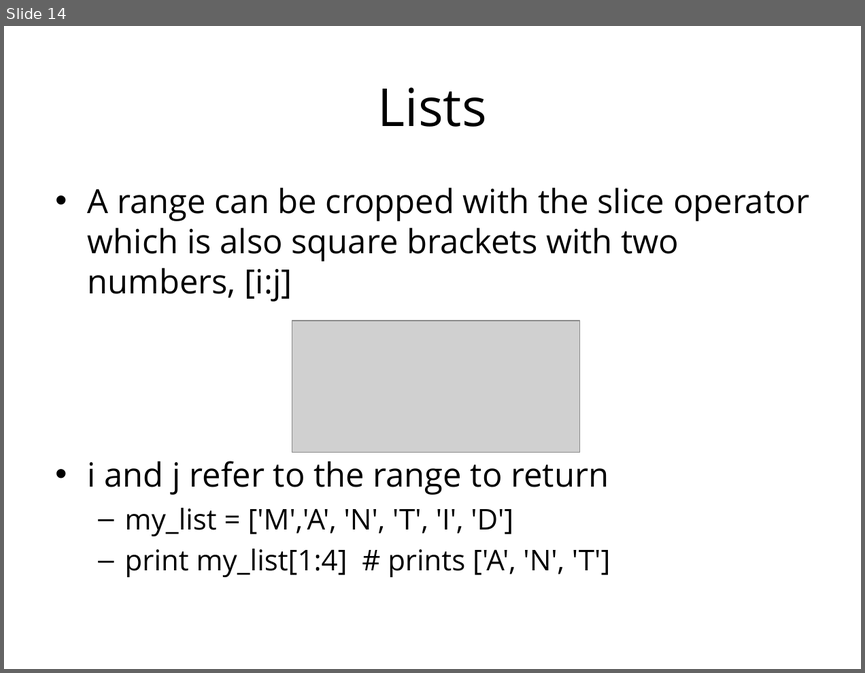
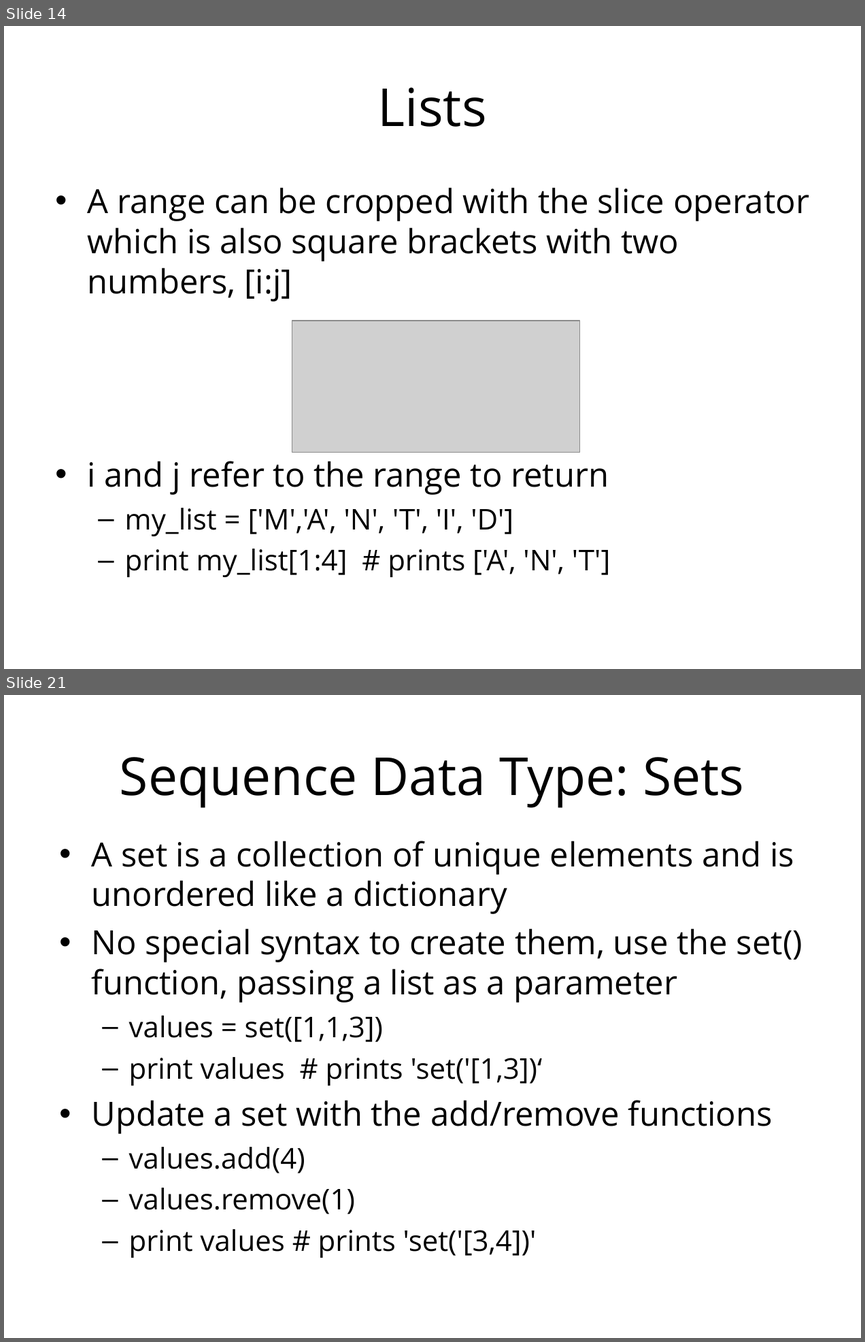
Before and after one commit to mantidproject/documents, a slide deck: Presentations/Introduction to Python/Introduction to Python.ppt. Shown one above the other, each under a label of ours: slide 14 before the commit, slides 14 and 21 after it; the slides between them are not shown. The pictures are 865x673 and 865x1342 pixels, drawn with LibreOffice and Linux fonts; fonts in the diff are those of the drawing; grey boxes stand for pictures; background and template pictures are left out. Boxes give left, top, right and bottom in pixels: in the first picture for what was removed or moved away, otherwise in the second. Text is boxed around its words. In the diff, an @@ line names an element or a change of style, - is before the commit and + after.

```diff
--- a/Presentations/Introduction to Python/Introduction to Python.ppt
+++ b/Presentations/Introduction to Python/Introduction to Python.ppt
@@ slide 21 added at box(4, 695, 861, 1338), background #FFFFFF @@
@@ title added at box(120, 757, 744, 808), 44 pt, text #000000 @@
+Sequence Data Type: Sets
@@ text added at box(92, 841, 802, 1257), 28 pt, text #000000 @@
+• A set is a collection of unique elements and is unordered like a dictionary
+• No special syntax to create them, use the set() function, passing a list as a parameter
+  – values = set([1,1,3])
+  – print values # prints 'set('[1,3])‘
+• Update a set with the add/remove functions
+  – values.add(4)
+  – values.remove(1)
+  – print values # prints 'set('[3,4])'
```
Also in this commit, not shown: 1 slide changed, 54 other slides added.
